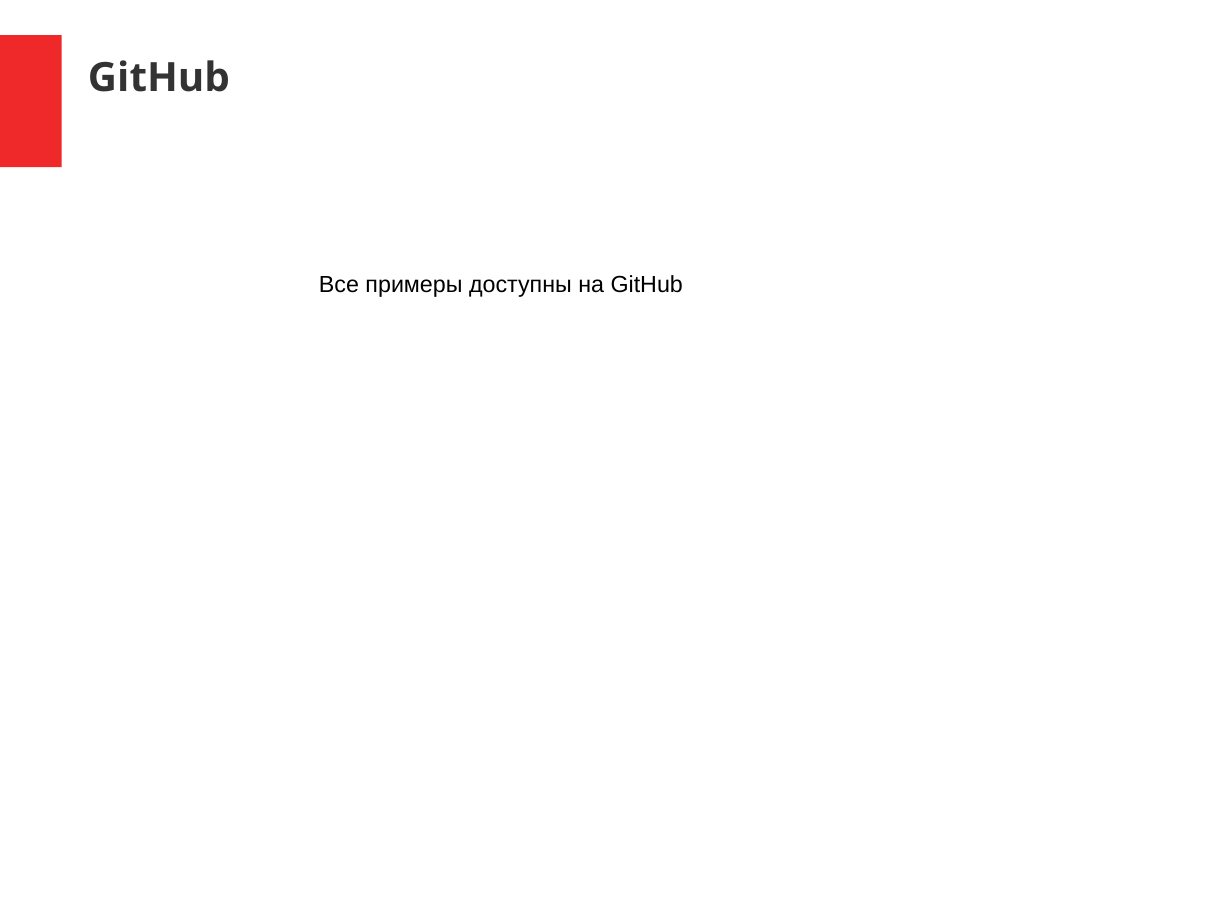
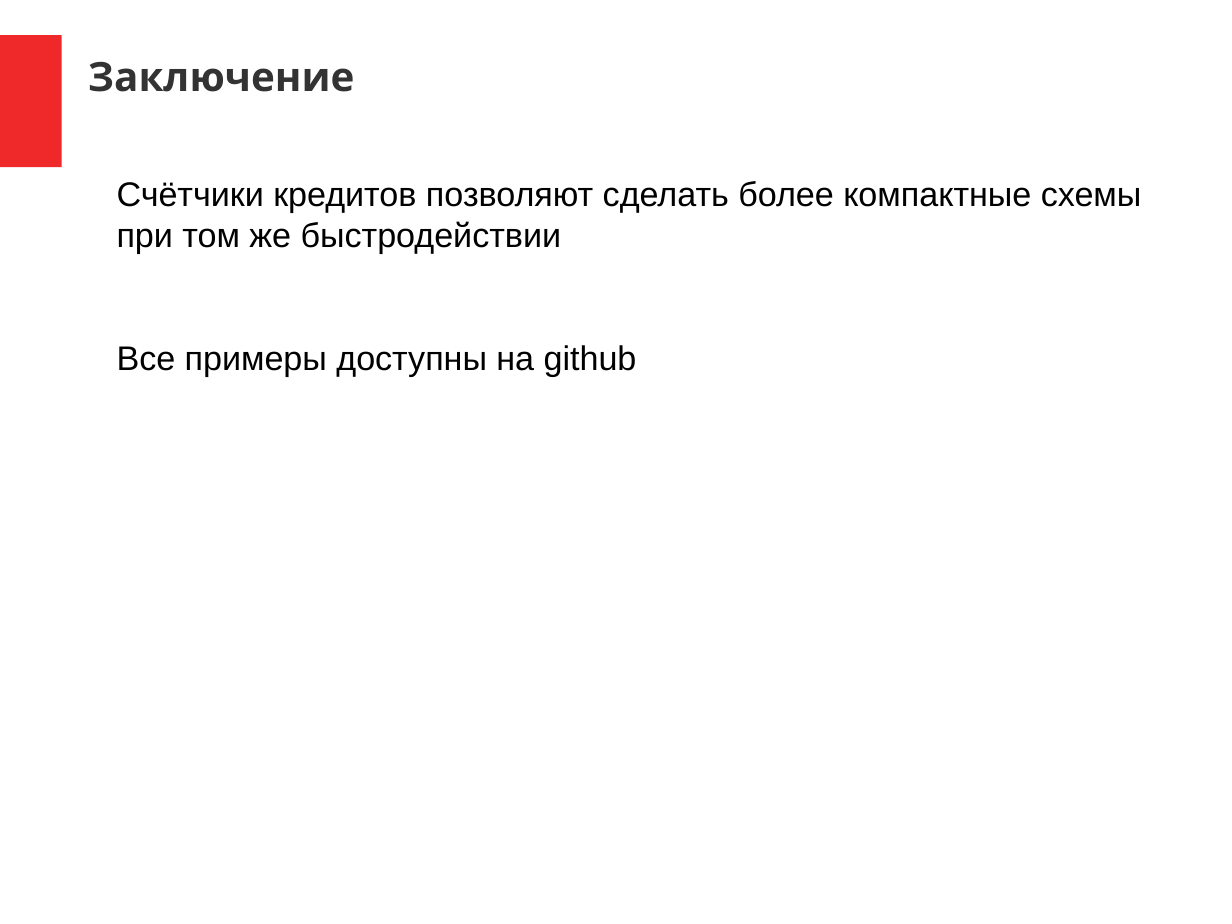
Before and after one commit to DigitalDesignSchool/2021dev, a slide deck: slide 23 of examples/2.1.1.7/doc/pr_2_1_1_7.pptx (slide 20 before the commit). Drawn at 1232x924 pixels with LibreOffice and Linux fonts; fonts in the diff are those of the drawing. Boxes give left, top, right and bottom in pixels: in the first picture for what was removed or moved away, otherwise in the second. Text is boxed around its words. In the diff, an @@ line names an element or a change of style, - is before the commit and + after.

```diff
--- a/examples/2.1.1.7/doc/pr_2_1_1_7.pptx
+++ b/examples/2.1.1.7/doc/pr_2_1_1_7.pptx
@@ text at (x1=88, y1=62, x2=354, y2=92): text changed @@
-GitHub
+Заключение
@@ text added at (x1=117, y1=181, x2=1142, y2=377), 22 pt, text #000000 @@
+Счётчики кредитов позволяют сделать более компактные схемы при том же быстродействии
+Все примеры доступны на github
@@ text removed at (x1=319, y1=275, x2=683, y2=297) @@
-Все примеры доступны на GitHub
```
Also in this commit, not shown: 6 other slides changed, 3 slides added, 6 other files.
